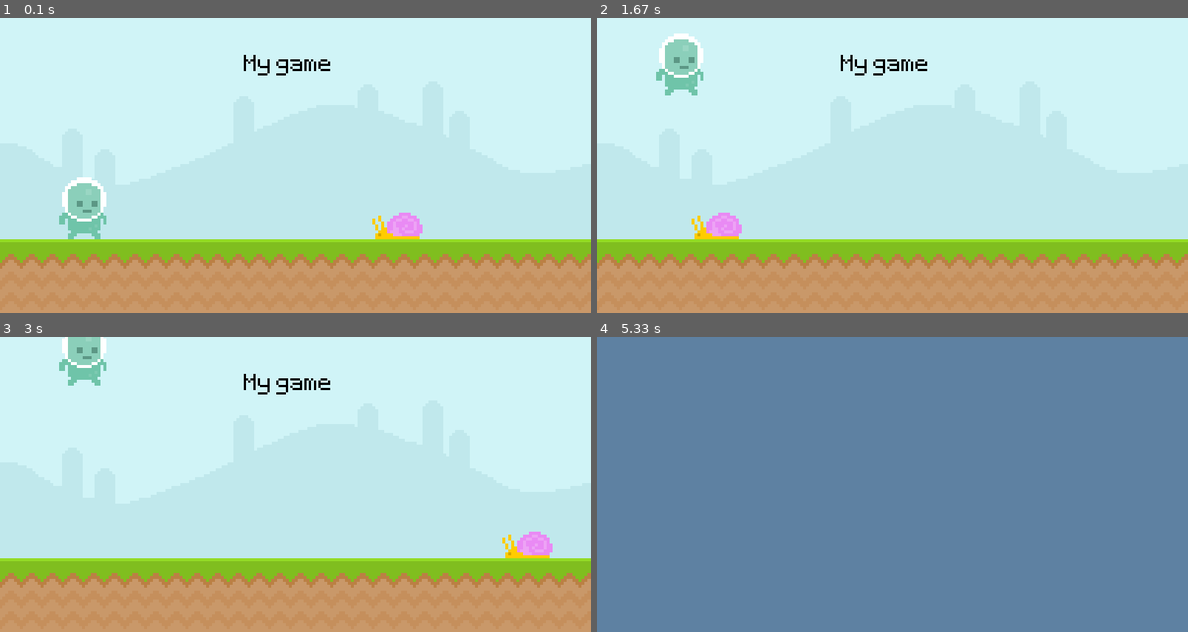
Above: before the commit, frames 1-4 (two rows, left to right).
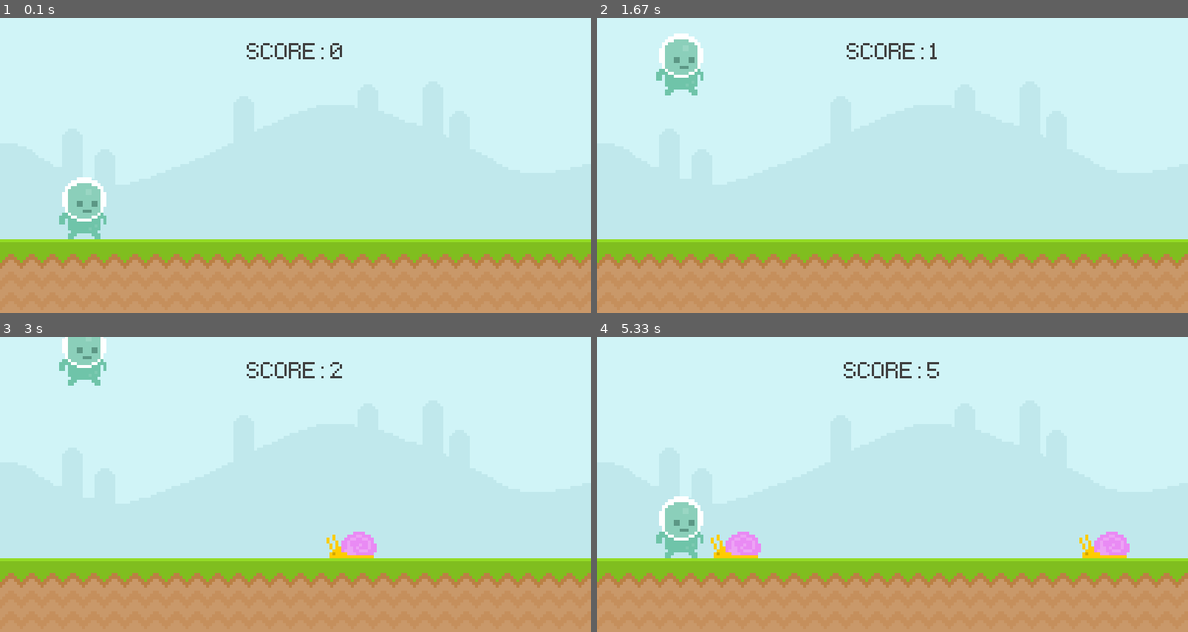
Above: after the commit, the same moments.

Repository: chpink0518/oryuCC
Game: pygame game, started from make_game/main.py
The game is run twice, just before and just after one commit, with the same random seed, the same clock (stepped at 60 frames per second) and the same inputs.
Inputs (mouse positions are in pixels of both pictures, inside the frame that each line leads up to):
- Up to frame 1 (0.1 s): no input
- Up to frame 2 (1.67 s): click (679, 206) at 0.38 s; tap Space at 0.67, 1.5 s
- Up to frame 3 (3 s): tap Space at 2.4, 2.7 s
- Up to frame 4 (5.33 s): tap Space at 3.4, 3.7 s; click (703, 514) at 4.28 s

The runs differ from the first frame. In frame 1, 1.1% of the frame differs, in the area x 41-72%, y 8-75%; in frame 2, 1.1%; in frame 3, 1.7%; in frame 4, 100%, in the area x 0-100%, y 0-100%.

Commit message:
makegame 5th

Diff:
--- a/make_game/main.py
+++ b/make_game/main.py
@@ -1,6 +1,7 @@
 # 1. import pygame
 import pygame
 from sys import exit
+from random import randint
 
 # 2. initialize pygame
 pygame.init()
@@ -34,8 +35,37 @@
 player_rect = player_surf.get_rect(bottomleft = (80, 300))
 player_gravity = 0
 
+player_stand = pygame.image.load('graphics/player/player_stand.png').convert_alpha()
+player_stand = pygame.transform.rotozoom(player_stand, 0, 2)
+player_stand_rect = player_stand.get_rect(center = (400, 200))
+
+game_msg = my_font.render('Press space to run', False, (111, 196, 169))
+game_msg_rect = game_msg.get_rect(center = (400, 325))
+
+enemy_timer = pygame.USEREVENT
+pygame.time.set_timer(enemy_timer, 1500)
+
 # for game variables
 gameActive = True
+startTime = 0
+
+# remove snail_rect & collision detection part
+enemy_rect_list = []
+
+def display_score():
+    c_time = int((pygame.time.get_ticks() - startTime)/1000)
+    score_surf = my_font.render(f'SCORE: {c_time}', False, (64, 64, 64))
+    score_rect = score_surf.get_rect(center = (400, 50))
+    win.blit(score_surf, score_rect)
+    return c_time
+
+# define the obstacle movement function
+def enemy_movement(enmy_rct_list):
+    if enmy_rct_list:  # list is not null
+        for enmy_rct in enmy_rct_list:
+            enmy_rct.x -= 5
+            win.blit(snail_surface, enmy_rct)
+        enmy_rct_list = [enmy for enmy in enmy_rct_list if enmy.right > 0]
 
 # 4. main loop
 while True:
@@ -45,24 +75,35 @@
             pygame.quit()
             exit()
         #03. make event loop code for jump
-        if event.type == pygame.KEYDOWN: #키를 눌렀을 때, 뗐을 때는 KEYUP
-            if event.key == pygame.K_SPACE and player_rect.bottom == 300:
-                player_gravity = -25
-
-        if event.type == pygame.MOUSEBUTTONDOWN:
-            if event.button == 1 and player_rect.bottom == 300:
-                if player_rect.collidepoint(event.pos):
+        if gameActive:
+            if event.type == pygame.KEYDOWN: #키를 눌렀을 때, 뗐을 때는 KEYUP
+                if event.key == pygame.K_SPACE and player_rect.bottom == 300:
                     player_gravity = -25
 
+            if event.type == pygame.MOUSEBUTTONDOWN:
+                if event.button == 1 and player_rect.bottom == 300:
+                    if player_rect.collidepoint(event.pos):
+                        player_gravity = -25
+
+            if event.type == enemy_timer:
+                enemy_rect_list.append(snail_surface.get_rect(bottomright = (randint(900, 1100), 300)))
+        else:
+            if event.type == pygame.KEYDOWN and event.key == pygame.K_SPACE:
+                gameActive = True
+                snail_rect.left = 800
+                startTime = pygame.time.get_ticks()
 
     if gameActive:
         win.blit(sky_surface, (0,0))
         win.blit(ground_surface, (0,300))
-        win.blit(text_surface, (330,50))
+        # win.blit(text_surface, (330,50))
+        score = display_score()
 
-        snail_rect.x -= 4
-        if snail_rect.right <= 0: snail_rect.left = 800
-        win.blit(snail_surface, snail_rect)
+        # snail_rect.x -= 4
+        # if snail_rect.right <= 0: snail_rect.left = 800
+        # win.blit(snail_surface, snail_rect)
+
+        enemy_movement(enemy_rect_list)
 
         player_gravity += 1
         player_rect.y += player_gravity
@@ -73,10 +114,15 @@
         win.blit(player_surf, player_rect)
 
         # collision
-        if snail_rect.colliderect(player_rect):
+        if player_rect.colliderect(snail_rect):
             gameActive = False
     else:
         win.fill((94, 129, 162))
+        win.blit(player_stand, player_stand_rect)
+        score_msg = my_font.render(f'Your score: {score}', False, (111, 196, 169))
+        score_msg_rect = score_msg.get_rect(center = (400, 80))
+        win.blit(score_msg, score_msg_rect)
+        win.blit(game_msg, game_msg_rect)
 
     pygame.display.update()
     clock.tick(60)
Not shown, added: make_game/infos5.ipynb
Not shown, added: pdf/게임을 만들며 배우는 파이썬5.pdf
